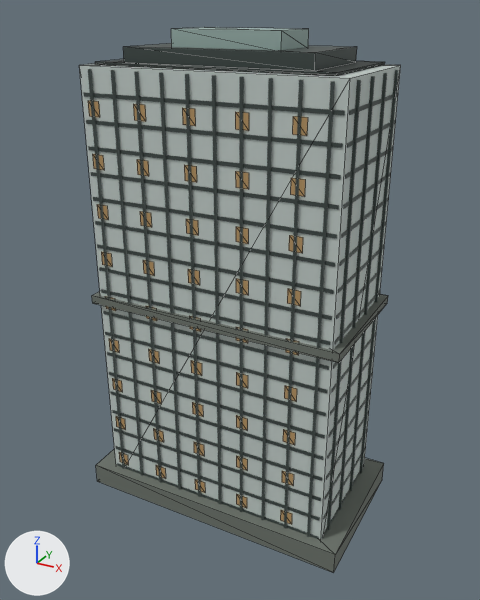
Two versions of the glTF model landmarks/assets/xunlei-tower.glb, one commit apart.
Rendered twice from a 50 mm lens placed at (81.4, -142.1, 130.3), pointed at (4.0, -1.4, 59.9). The lights are fixed; the arrows at lower left show +X, +Y and +Z. The older version comes first. Mesh edges are drawn as thin lines on the coarser meshes.

The first picture shows 'crown_screen', 'crown_step', 'envelope', 'fins', 'floor_bands', 'night_windows', 'podium', 'refuge_belt', 'roof_deck'.
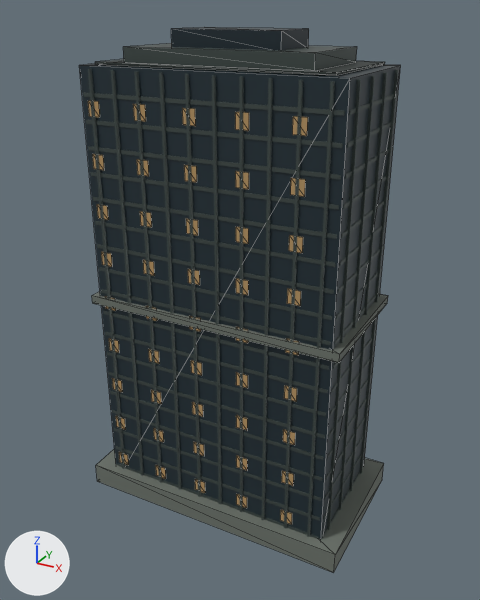
Location of each change, [x1, y1, x2, y2] in pixels of the pictures (480 x 600 px):
'envelope', recoloured (light grey to dark blue)
    both: [79, 64, 401, 539]
'crown_screen', recoloured (darker)
    both: [171, 27, 309, 50]

The change, as a diff of the scene's bpy script:
```diff
--- a/landmarks/assets/xunlei-tower.glb.py
+++ b/landmarks/assets/xunlei-tower.glb.py
@@ mat_glass @@
 mat_glass = principled_material('glass')
-mat_glass.base_color = (0.558, 0.631, 0.604)  # light grey #c5d0cc
+mat_glass.base_color = (0.0176, 0.0343, 0.0452)  # dark blue #24343c
 mat_glass.metallic = 0.04
@@ mat_glass_alt @@
 mat_glass_alt = principled_material('glass_alt')
-mat_glass_alt.base_color = (0.342, 0.468, 0.434)  # grey #9eb6b0
+mat_glass_alt.base_color = (0.0116, 0.0252, 0.0343)  # dark blue #1c2c34
 mat_glass_alt.metallic = 0.06
```
